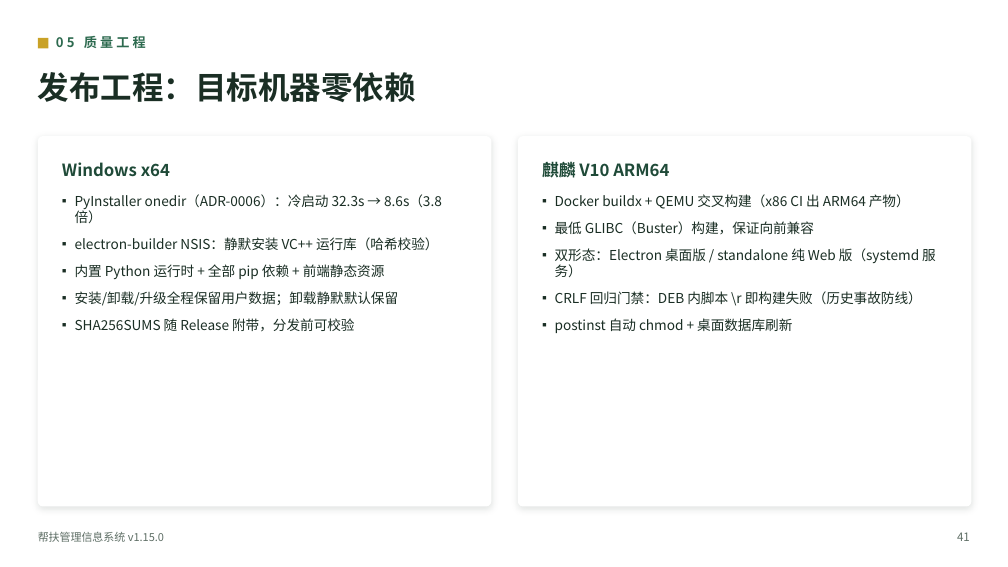
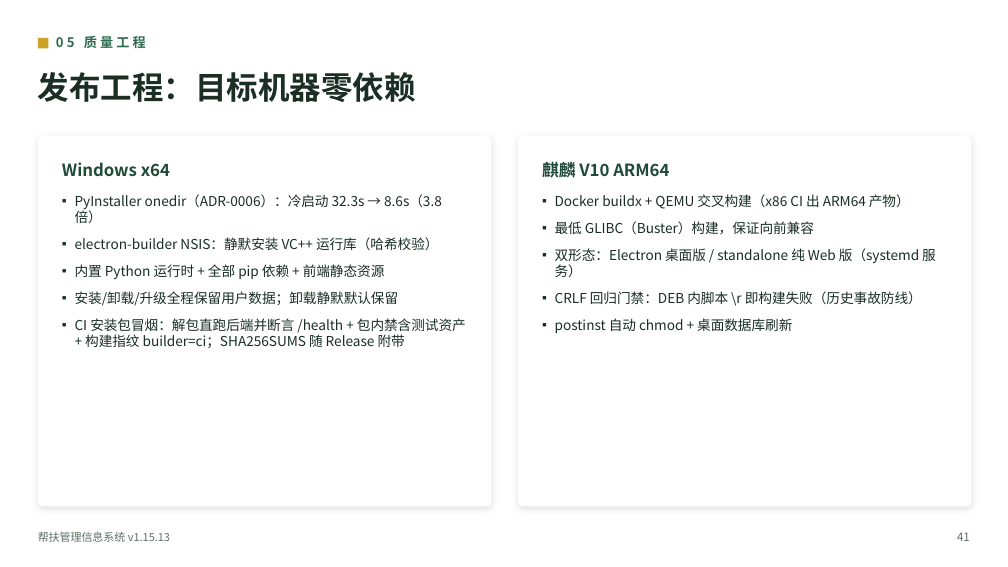
Before and after one commit to lzh745200/MRRS, a slide deck: slide 43 of docs/帮扶管理信息系统介绍.pptx. Drawn at 1008x567 pixels with LibreOffice and Linux fonts; fonts in the diff are those of the drawing. Boxes give left, top, right and bottom in pixels: in the first picture for what was removed or moved away, otherwise in the second. Text is boxed around its words. In the diff, an @@ line names an element or a change of style, - is before the commit and + after.

Commit message:
feat(release): v1.15.13 — R34 发布闭环：CI 红项修复 + R33 导航入口 + 文档/PPT 更新 + 冗余清理

```diff
--- a/docs/帮扶管理信息系统介绍.pptx
+++ b/docs/帮扶管理信息系统介绍.pptx
@@ text at (75,318,466,348): text changed @@
-▪ SHA256SUMS 随 Release 附带，分发前可校验
+▪ CI 安装包冒烟：解包直跑后端并断言 /health + 包内禁含测试资产 + 构建指纹 builder=ci；SHA256SUMS 随 Release 附带
@@ text at (38,532,170,542): text changed @@
-帮扶管理信息系统 v1.15.0
+帮扶管理信息系统 v1.15.13
```
Also in this commit, not shown: 42 other slides changed, 38 other files.
